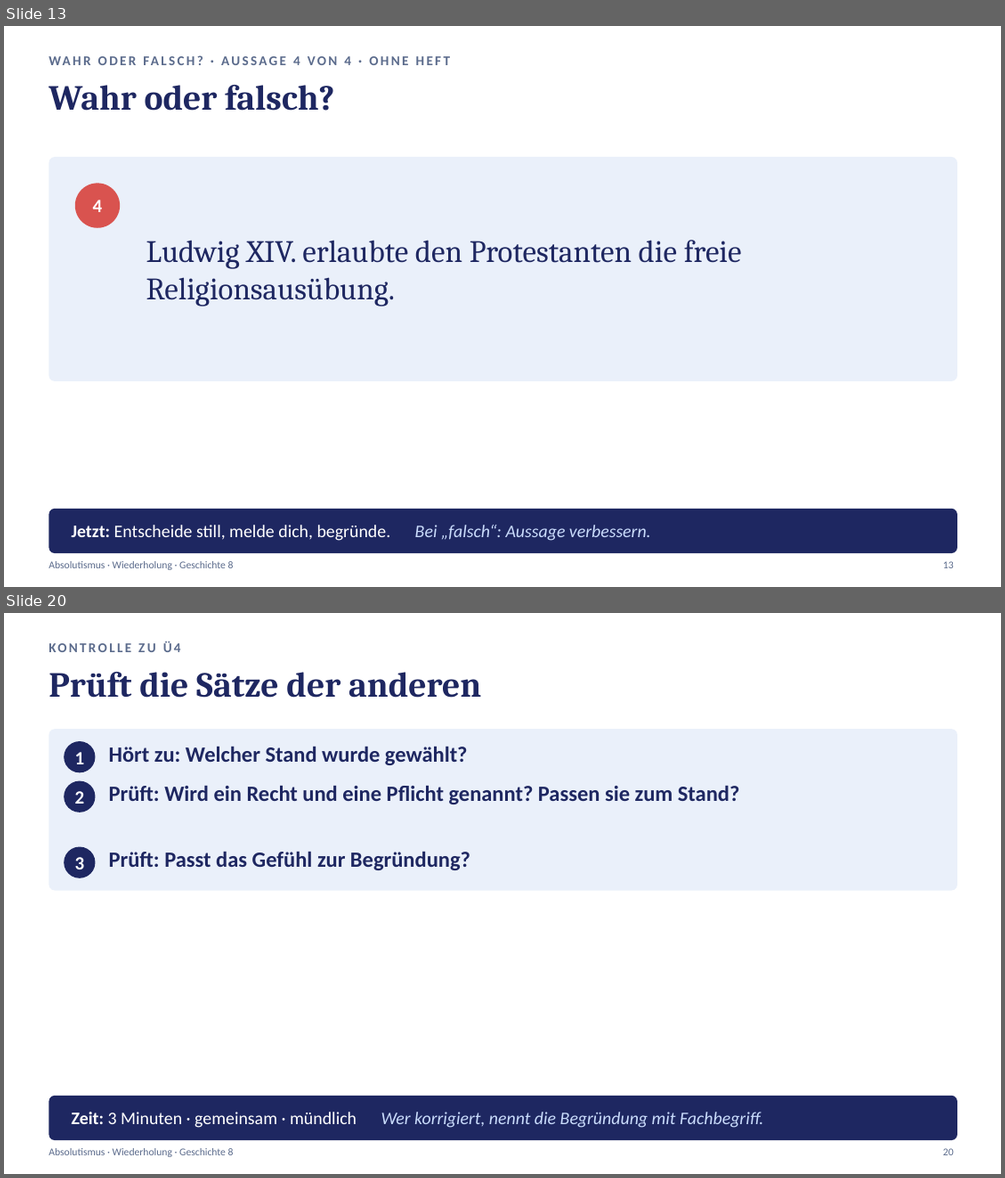
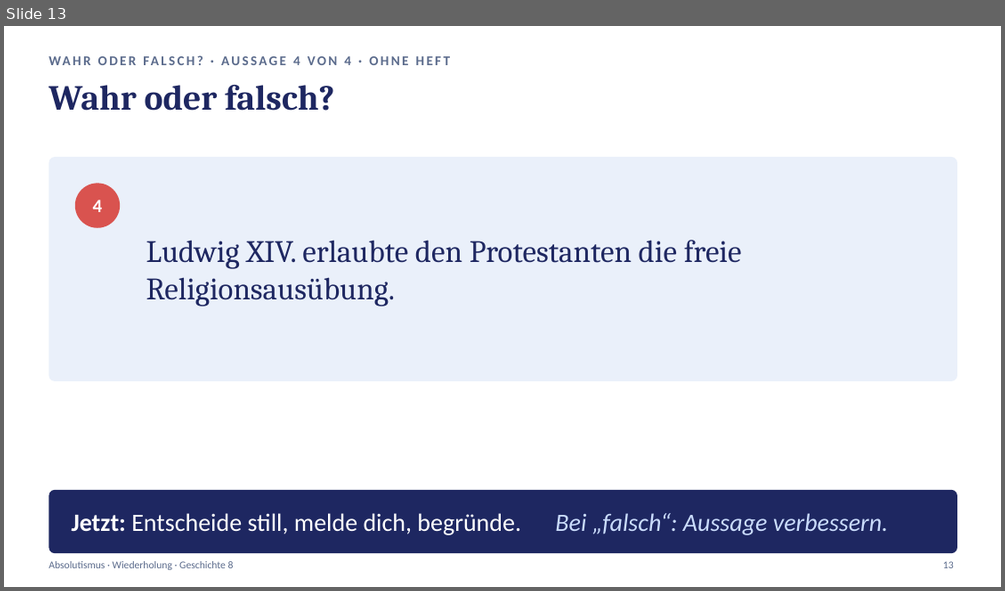
Before and after one commit to golzkonstantin-gif/Schule, a slide deck: Geschichte_8/Absolutismus_Wiederholung/Praesentation_Absolutismus_Wiederholung.pptx. Shown one above the other, each under a label of ours: slides 13 and 20 before the commit, slide 13 after it; the slides between them are not shown. The pictures are 1005x1178 and 1005x591 pixels, drawn with LibreOffice and Linux fonts; fonts in the diff are those of the drawing. Boxes give left, top, right and bottom in pixels: in the first picture for what was removed or moved away, otherwise in the second. Text is boxed around its words. In the diff, an @@ line names an element or a change of style, - is before the commit and + after.

```diff
--- a/Geschichte_8/Absolutismus_Wiederholung/Praesentation_Absolutismus_Wiederholung.pptx
+++ b/Geschichte_8/Absolutismus_Wiederholung/Praesentation_Absolutismus_Wiederholung.pptx
@@ slide 20 removed at (x1=4, y1=613, x2=1001, y2=1174), background #FFFFFF @@
@@ text removed at (x1=48, y1=639, x2=647, y2=662) @@
-KONTROLLE ZU Ü4
@@ text removed at (x1=48, y1=672, x2=481, y2=698) @@
-Prüft die Sätze der anderen
@@ rounded rectangle removed at (x1=48, y1=729, x2=957, y2=891) @@
@@ ellipse removed at (x1=64, y1=742, x2=96, y2=773) @@
@@ text removed at (x1=109, y1=746, x2=468, y2=765) @@
-Hört zu: Welcher Stand wurde gewählt?
@@ text removed at (x1=75, y1=752, x2=85, y2=764) @@
-1
@@ ellipse removed at (x1=64, y1=781, x2=96, y2=812) @@
@@ text removed at (x1=75, y1=791, x2=85, y2=803) @@
-2
@@ text removed at (x1=109, y1=785, x2=740, y2=804) @@
-Prüft: Wird ein Recht und eine Pflicht genannt? Passen sie zum Stand?
@@ ellipse removed at (x1=64, y1=846, x2=96, y2=877) @@
@@ text removed at (x1=109, y1=851, x2=470, y2=870) @@
-Prüft: Passt das Gefühl zur Begründung?
@@ text removed at (x1=75, y1=857, x2=85, y2=869) @@
-3
@@ rounded rectangle removed at (x1=48, y1=1095, x2=957, y2=1140) @@
@@ text removed at (x1=72, y1=1111, x2=763, y2=1127) @@
-Zeit: 3 Minuten · gemeinsam · mündlich Wer korrigiert, nennt die Begründung mit Fachbegriff.
@@ text removed at (x1=48, y1=1148, x2=234, y2=1157) @@
-Absolutismus · Wiederholung · Geschichte 8
@@ text removed at (x1=943, y1=1148, x2=954, y2=1155) @@
-20
@@ slide 13 changed as well @@
@@ rounded rectangle resized from (x1=48, y1=508, x2=957, y2=553) to (x1=48, y1=490, x2=957, y2=553) @@
@@ rounded rectangle at (x1=48, y1=490, x2=957, y2=553): proportions changed @@
@@ text "Jetzt: Entscheide still, melde dich, ..." moved from (x1=72, y1=524, x2=651, y2=540) to (x1=72, y1=513, x2=888, y2=535) @@
@@ text "Jetzt: Entscheide still, melde dich, ..." at (x1=72, y1=513, x2=888, y2=535): size 17 to 24 pt @@
```
Also in this commit, not shown: 16 other slides changed, 2 other slides removed, 3 other files.
